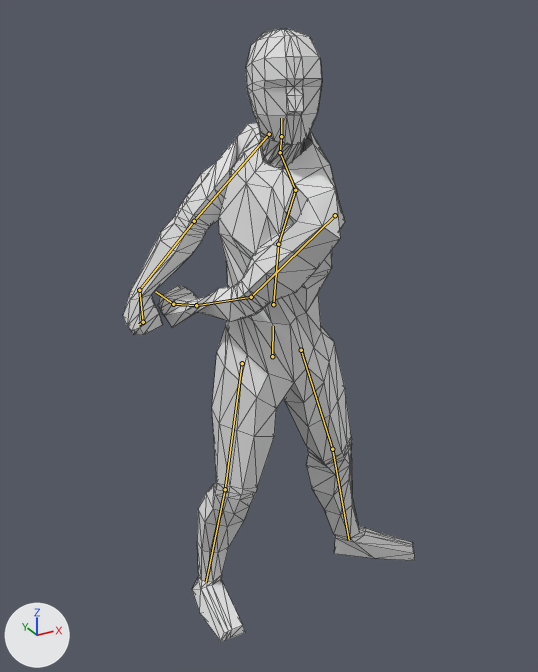
A saved change to the glTF model godot/IASv1.0/assets/models/character.glb.
Both versions are drawn from a 50 mm lens placed at (-0.936, -1.842, 1.86), pointed at (0.066, -0.02, 0.949). Lighting does not change. The marker at lower left points along +X, +Y and +Z. The picture after the commit comes second. Both versions are drawn at frame 1 of the action 's_attack_left_recover'; the numbers are the values there. The bones that change, and the others that lie on the model, are drawn over the model as lines. Mesh edges are drawn as thin lines.

In view in the first picture: 'Body'.
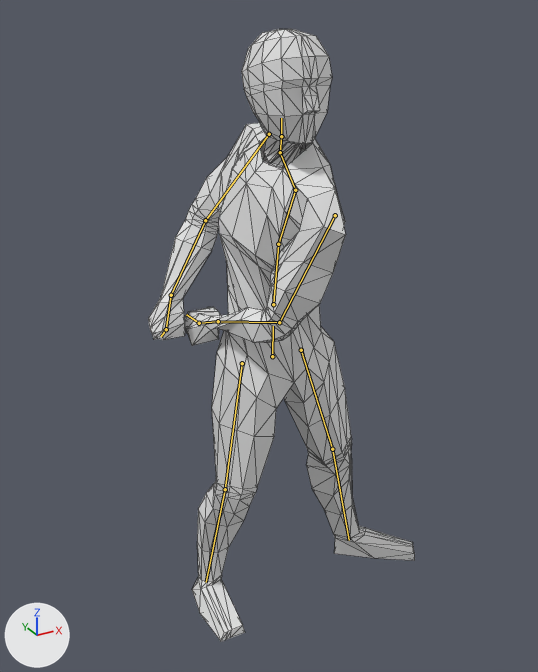
The change in detail:
Bone 'LeftShoulder' (bone_leftshoulder) turns from (26, 3, 42) to (13, 9, 28) degrees about its own x, y and z.
Bone 'LeftUpperArm' (bone_leftupperarm) turns from (37, 23, -2) to (53, 20, 29) degrees about its own x, y and z.
Bone 'LeftLowerArm' (bone_leftlowerarm) turns from (-63, -65, 65) to (-54, -69, 40) degrees about its own x, y and z.
Bone 'Head' (bone_head) turns from (-62, 67, -65) to (72, 111, 66) degrees about its own x, y and z.
Bone 'RightShoulder' (bone_rightshoulder) turns from (22, 12, -48) to (13, -12, -39) degrees about its own x, y and z.
Bone 'RightUpperArm' (bone_rightupperarm) turns from (0, 0, 22) to (33, 13, -2) degrees about its own x, y and z.
Bone 'RightLowerArm' (bone_rightlowerarm) turns from (-9, 7, 49) to (-29, 35, 25) degrees about its own x, y and z.

Pixel boxes [x1, y1, x2, y2] of what changed, in the pictures (538 x 672 px):
'Body', posed (9% narrower)
    before: [123, 29, 415, 641]
    after: [148, 29, 415, 641]
bone 'LeftShoulder', root to tip
    before: (335, 215) to (251, 297)
    after: (335, 215) to (279, 322)
bone 'LeftUpperArm', root to tip
    before: (251, 297) to (196, 305)
    after: (279, 322) to (218, 321)
bone 'LeftLowerArm', root to tip
    before: (196, 305) to (173, 304)
    after: (218, 321) to (199, 323)
bone 'RightShoulder', root to tip
    before: (269, 134) to (194, 221)
    after: (269, 134) to (205, 220)
bone 'RightUpperArm', root to tip
    before: (194, 221) to (139, 290)
    after: (205, 220) to (171, 295)
bone 'RightLowerArm', root to tip
    before: (139, 290) to (143, 322)
    after: (171, 295) to (166, 329)
